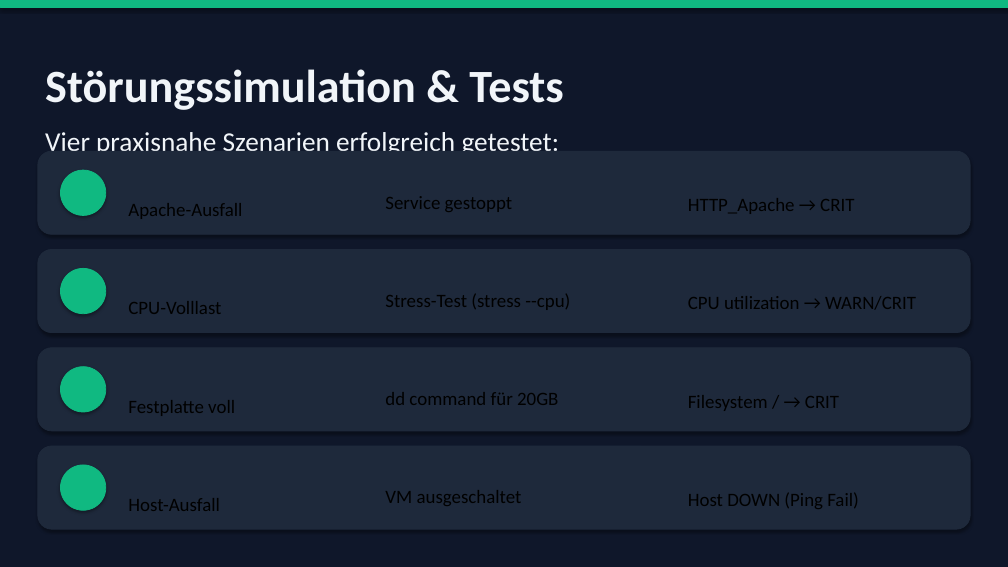
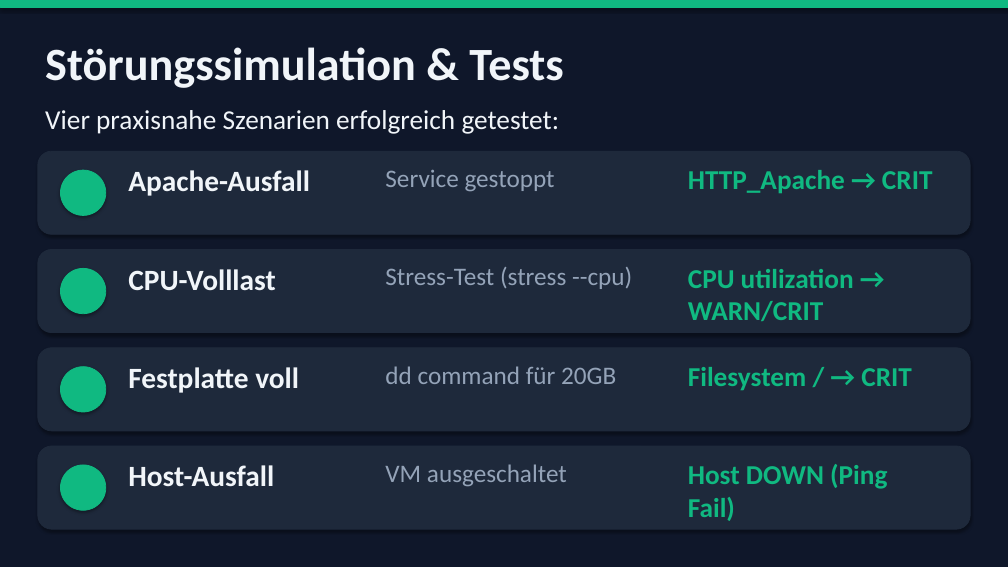
Before and after one commit to kluthjan/checkmk, a slide deck: slide 6 of IT-Monitoring_Praesentation.pptx. Drawn at 1008x567 pixels with LibreOffice and Linux fonts; fonts in the diff are those of the drawing. Boxes give left, top, right and bottom in pixels: in the first picture for what was removed or moved away, otherwise in the second. Text is boxed around its words. In the diff, an @@ line names an element or a change of style, - is before the commit and + after.

Commit message:
Fix text alignment and colors in presentation cards

```diff
--- a/IT-Monitoring_Praesentation.pptx
+++ b/IT-Monitoring_Praesentation.pptx
@@ text "Störungssimulation & Tests": place and size @@
-text "Störungssimulation & Tests" at <box>45,69,563,110</box>
+text "Störungssimulation & Tests" at <box>45,47,563,88</box>
@@ text "Vier praxisnahe Szenarien erfolgreich getestet:" rewrapped from <box>45,132,560,151</box> to <box>45,110,560,134</box> @@
@@ size 18 to 28 pt, text colour #000000 to #F1F5F9, bold on in 4 elements at <box>128,170,310,196</box>, <box>128,269,275,291</box>, <box>128,367,299,393</box>, <box>128,465,274,487</box> @@
@@ size 18 to 24 pt, text colour #000000 to #94A3B8 in 4 elements at <box>385,170,555,191</box>, <box>385,267,632,289</box>, <box>385,366,616,384</box>, <box>385,464,567,486</box> @@
@@ size 18 to 26 pt, text colour #000000 to #10B981, bold on in 4 elements at <box>688,170,933,194</box>, <box>688,269,854,321</box>, <box>688,367,912,391</box>, <box>688,464,887,521</box> @@
```
Also in this commit, not shown: 2 other files.
